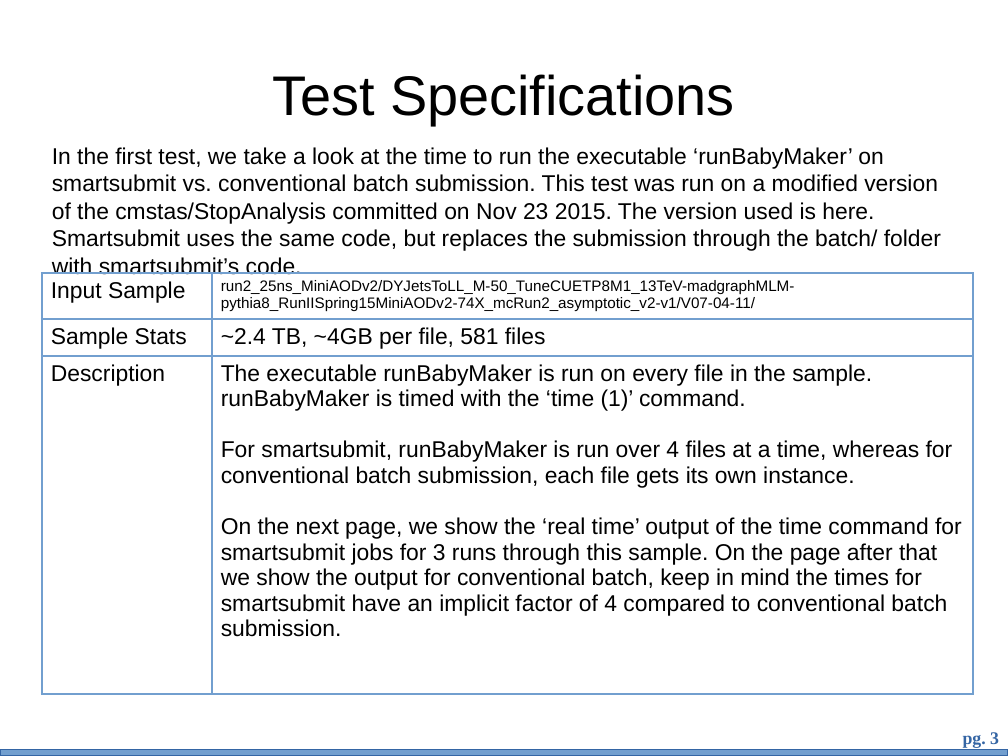
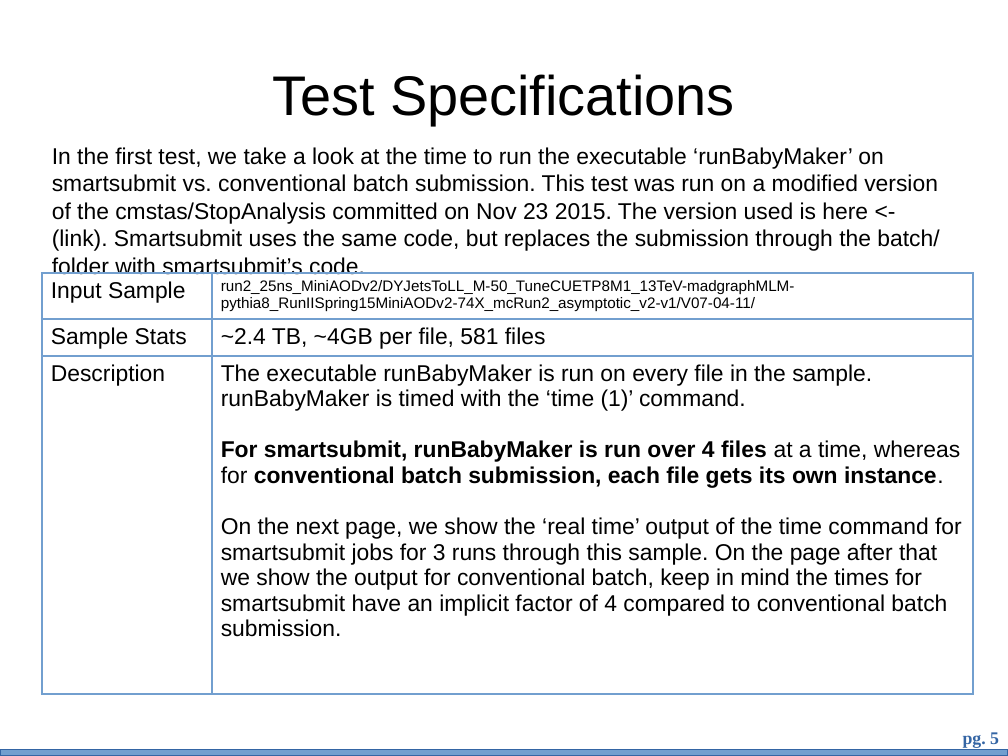
Before and after one commit to bth5032/smartsubmit, a slide deck: slide 5 of Presentations/benchmarking/bench.odp (slide 3 before the commit). Drawn at 1008x756 pixels with LibreOffice and Linux fonts; fonts in the diff are those of the drawing; background and template pictures are left out. Boxes give left, top, right and bottom in pixels: in the first picture for what was removed or moved away, otherwise in the second. Text is boxed around its words. In the diff, an @@ line names an element or a change of style, - is before the commit and + after.

Commit message:
first complete revision of the benchmarking slides

```diff
--- a/Presentations/benchmarking/bench.odp
+++ b/Presentations/benchmarking/bench.odp
@@ text at [52, 147, 939, 279]: text changed @@
-In the first test, we take a look at the time to run the executable ‘runBabyMaker’ on smartsubmit vs. conventional batch submission. This test was run on a modified version of the cmstas/StopAnalysis committed on Nov 23 2015. The version used is here. Smartsubmit uses the same code, but replaces the submission through the batch/ folder with smartsubmit’s code.
+In the first test, we take a look at the time to run the executable ‘runBabyMaker’ on smartsubmit vs. conventional batch submission. This test was run on a modified version of the cmstas/StopAnalysis committed on Nov 23 2015. The version used is here <-(link). Smartsubmit uses the same code, but replaces the submission through the batch/ folder with smartsubmit’s code.
@@ table at [42, 273, 973, 669] @@
@@ bold on in "For smartsubmit, runBabyMaker is run over 4 ..." @@
@@ page number at [963, 732, 999, 748]: text changed @@
-pg. 3
+pg. 5
```
Also in this commit, not shown: 7 other slides changed, 2 slides added, 1 slide removed, 2 other files.
